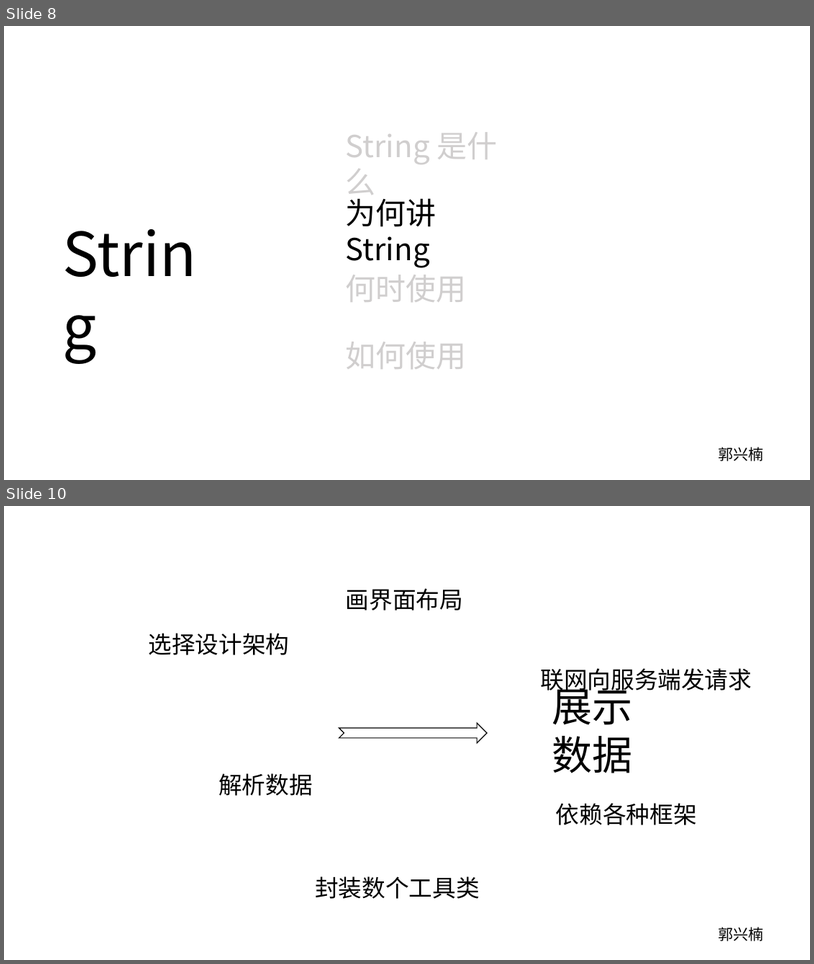
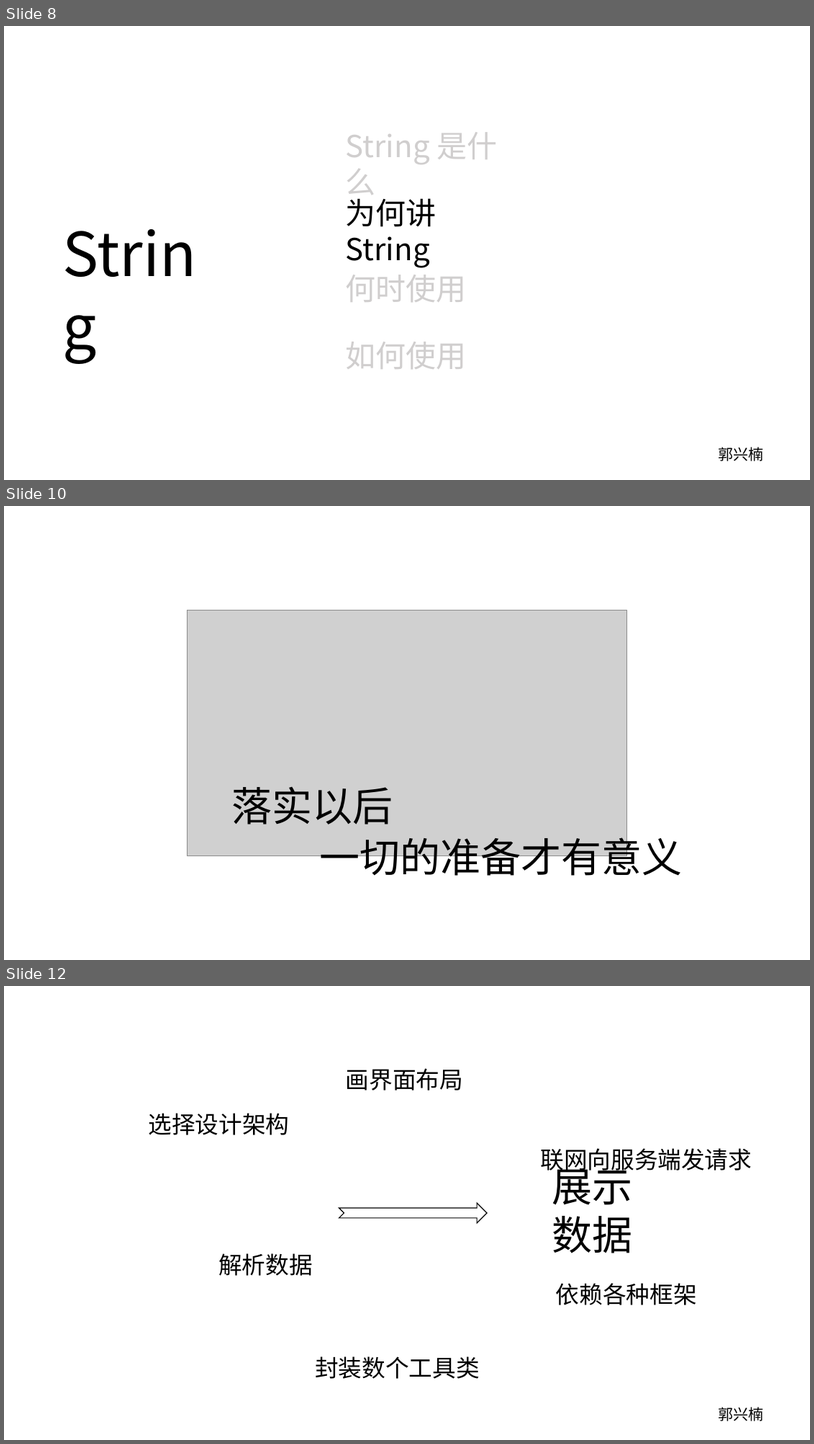
Before and after one commit to mixinan/mygit, a slide deck: 0703.pptx. Shown one above the other, each under a label of ours: slides 8 and 10 before the commit, slides 8, 10 and 12 after it; the slides between them are not shown. The pictures are 814x964 and 814x1444 pixels, drawn with LibreOffice and Linux fonts; fonts in the diff are those of the drawing; grey boxes stand for pictures; background and template pictures are left out. Boxes give left, top, right and bottom in pixels: in the first picture for what was removed or moved away, otherwise in the second. Text is boxed around its words. In the diff, an @@ line names an element or a change of style, - is before the commit and + after.

```diff
--- a/0703.pptx
+++ b/0703.pptx
@@ slide 10 added at (4, 506, 810, 960), background #FFFFFF @@
@@ picture added at (188, 610, 627, 856) @@
@@ text added at (232, 786, 393, 824), 48 pt, text #000000 @@
+落实以后
@@ text added at (319, 831, 682, 883), 48 pt, text #000000 @@
+一切的准备才有意义
@@ what was slide 10 is now slide 12 @@
```
Also in this commit, not shown: 6 slides changed, 3 other slides added.
